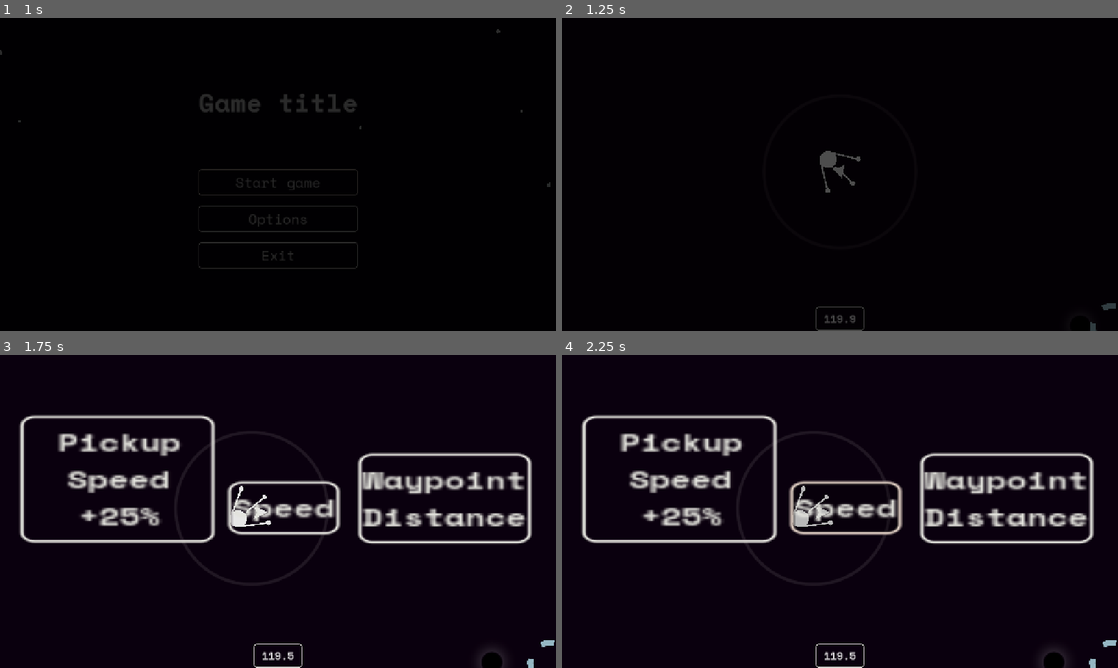
Above: before the commit, frames 1-4 (two rows, left to right).
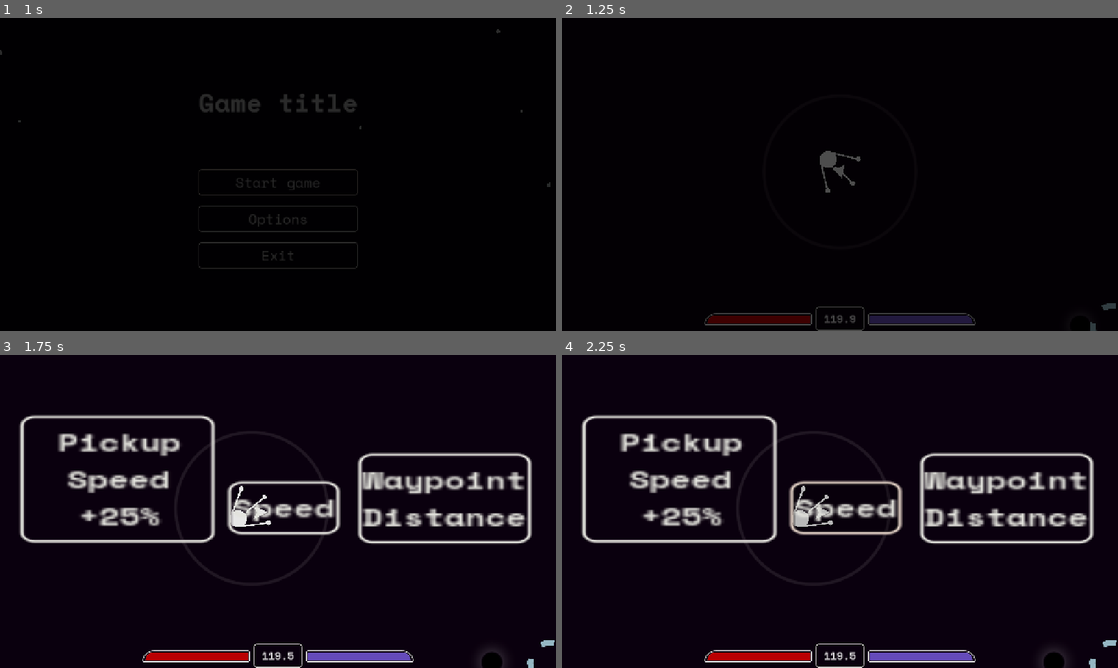
Above: after the commit, the same moments.

Repository: kokiheey/game-jam-repo
Game: Godot game, scene res://Scenes/main_menu.tscn
The game is run twice, just before and just after one commit, with the same random seed, the same clock (stepped at 60 frames per second) and the same inputs.
Inputs (mouse positions are in pixels of both pictures, inside the frame that each line leads up to):
- Up to frame 1 (1 s): click "Start game" at 0.5 s
- Up to frame 2 (1.25 s): no input
- Up to frame 3 (1.75 s): move the mouse to (400, 495) at 1.27 s; hold W (moveForward) from 1.28 s (still down); click (400, 495) at 1.42 s; tap E (openShop) at 1.52 s
- Up to frame 4 (2.25 s): release W (moveForward) at 2 s; click "Speed" at 2 s

Frame 1 is identical in both runs. In frame 2, 1.2% of the frame differs, in the area x 25-75%, y 94-99%; in frame 3, 1.3%; in frame 4, 1.3%.

Commit message:
Game ui updates

Diff:
--- a/gmtk2026/Scenes/game_ui.tscn
+++ b/gmtk2026/Scenes/game_ui.tscn
@@ -3,6 +3,31 @@
 [ext_resource type="Script" uid="uid://dcmaqwfi2hp44" path="res://Scripts/game_ui.gd" id="1_gek4i"]
 [ext_resource type="Theme" uid="uid://cojmyrq6m3711" path="res://Textures/DefaultTheme.tres" id="2_xjnnq"]
 [ext_resource type="StyleBox" uid="uid://bne1cq6fgt7be" path="res://Textures/PanelBorder.tres" id="3_x63ue"]
+[ext_resource type="StyleBox" uid="uid://bnfu15j5j2kth" path="res://Textures/healthBarBackground.tres" id="4_gjn1n"]
+[ext_resource type="StyleBox" uid="uid://cun3k5sgwpg1s" path="res://Textures/healthBarFill.tres" id="5_1t2s1"]
+
+[sub_resource type="StyleBoxFlat" id="StyleBoxFlat_3t1kc"]
+bg_color = Color(0, 0, 0, 0)
+border_width_left = 2
+border_width_top = 2
+border_width_right = 2
+border_width_bottom = 2
+border_color = Color(1, 1, 1, 1)
+corner_radius_top_left = 4
+corner_radius_top_right = 100
+corner_radius_bottom_right = 12
+corner_radius_bottom_left = 4
+
+[sub_resource type="StyleBoxFlat" id="StyleBoxFlat_rxsu6"]
+bg_color = Color(0.5402028, 0.40571323, 1, 0.8)
+border_width_left = 4
+border_width_top = 4
+border_width_right = 6
+border_width_bottom = 4
+border_color = Color(0.8, 0.8, 0.8, 0)
+corner_radius_top_left = 6
+corner_radius_top_right = 100
+corner_radius_bottom_left = 6
 
 [node name="GameUI" type="Control" unique_id=1239942877]
 layout_mode = 3
@@ -42,6 +67,29 @@
 grow_horizontal = 2
 grow_vertical = 2
 theme_override_font_sizes/font_size = 24
-text = "9999"
+text = "300$"
 horizontal_alignment = 1
 vertical_alignment = 1
+
+[node name="FuelBar" type="ProgressBar" parent="." unique_id=1608271257]
+layout_mode = 0
+offset_left = 704.0
+offset_top = 680.0
+offset_right = 952.0
+offset_bottom = 707.0
+theme_override_styles/background = SubResource("StyleBoxFlat_3t1kc")
+theme_override_styles/fill = SubResource("StyleBoxFlat_rxsu6")
+value = 100.0
+show_percentage = false
+
+[node name="HealthBar" type="ProgressBar" parent="." unique_id=550258906]
+layout_mode = 0
+offset_left = 328.0
+offset_top = 680.0
+offset_right = 576.0
+offset_bottom = 707.0
+theme_override_styles/background = ExtResource("4_gjn1n")
+theme_override_styles/fill = ExtResource("5_1t2s1")
+value = 100.0
+fill_mode = 1
+show_percentage = false
--- /dev/null
+++ b/gmtk2026/Textures/healthBarBackground.tres
@@ -0,0 +1,13 @@
+[gd_resource type="StyleBoxFlat" format=3 uid="uid://bnfu15j5j2kth"]
+
+[resource]
+bg_color = Color(0, 0, 0, 0)
+border_width_left = 2
+border_width_top = 2
+border_width_right = 2
+border_width_bottom = 2
+border_color = Color(1, 1, 1, 1)
+corner_radius_top_left = 100
+corner_radius_top_right = 4
+corner_radius_bottom_right = 4
+corner_radius_bottom_left = 12
--- /dev/null
+++ b/gmtk2026/Textures/healthBarFill.tres
@@ -0,0 +1,12 @@
+[gd_resource type="StyleBoxFlat" format=3 uid="uid://cun3k5sgwpg1s"]
+
+[resource]
+bg_color = Color(1, 0, 0, 0.8)
+border_width_left = 6
+border_width_top = 4
+border_width_right = 4
+border_width_bottom = 4
+border_color = Color(0.8, 0.8, 0.8, 0)
+corner_radius_top_left = 100
+corner_radius_top_right = 6
+corner_radius_bottom_right = 6
